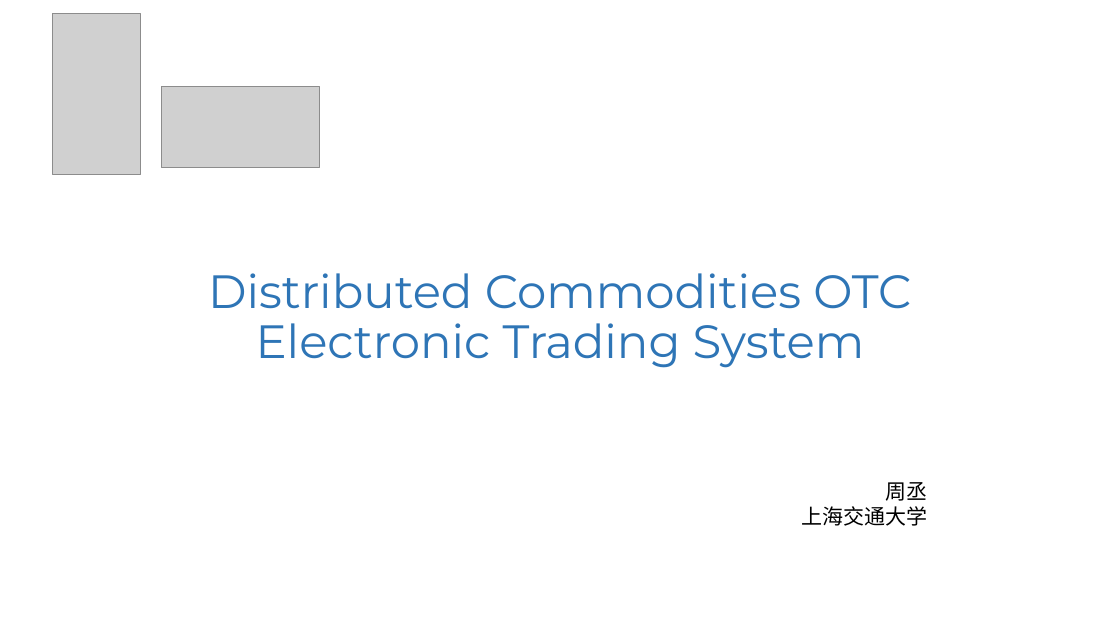
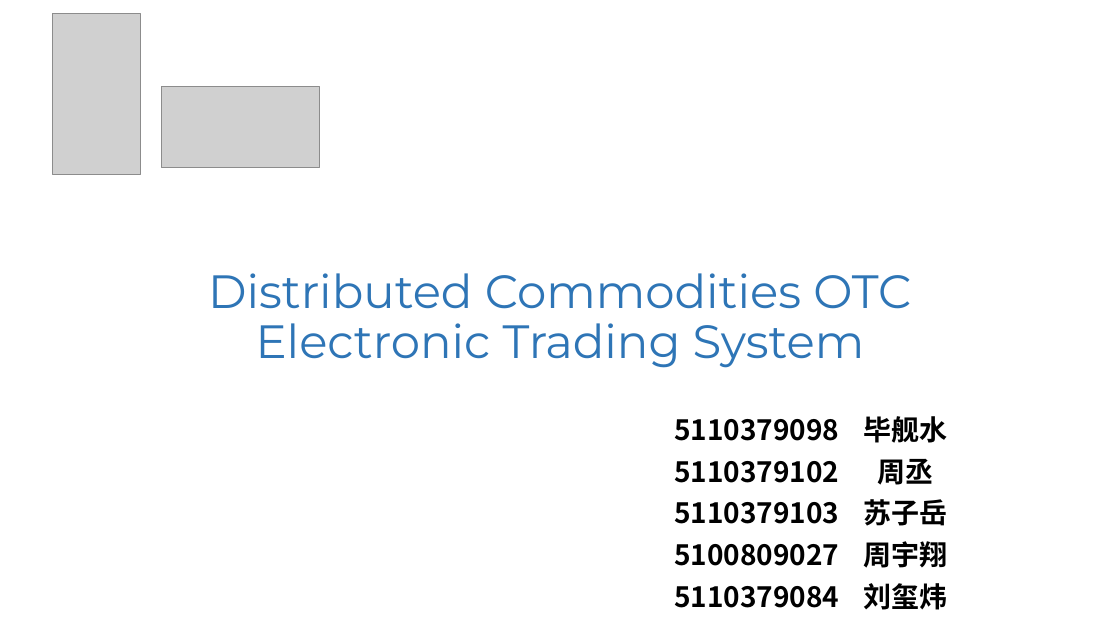
Before and after one commit to aoden2/dcets, a slide deck: slide 1 of Doc/DCETS.pptx. Drawn at 1120x630 pixels with LibreOffice and Linux fonts; fonts in the diff are those of the drawing; grey boxes stand for pictures. Boxes give left, top, right and bottom in pixels: in the first picture for what was removed or moved away, otherwise in the second. Text is boxed around its words. In the diff, an @@ line names an element or a change of style, - is before the commit and + after.

```diff
--- a/Doc/DCETS.pptx
+++ b/Doc/DCETS.pptx
@@ table added at bbox=[654, 407, 951, 614], 5 rows, 2 columns @@
+5110379098 | 毕舰水
+5110379102 | 周丞
+5110379103 | 苏子岳
+5100809027 | 周宇翔
+5110379084 | 刘玺炜
@@ text removed at bbox=[802, 482, 928, 526] @@
-周丞
-上海交通大学
```
Also in this commit, not shown: 1 other slide changed, 1 other file.
